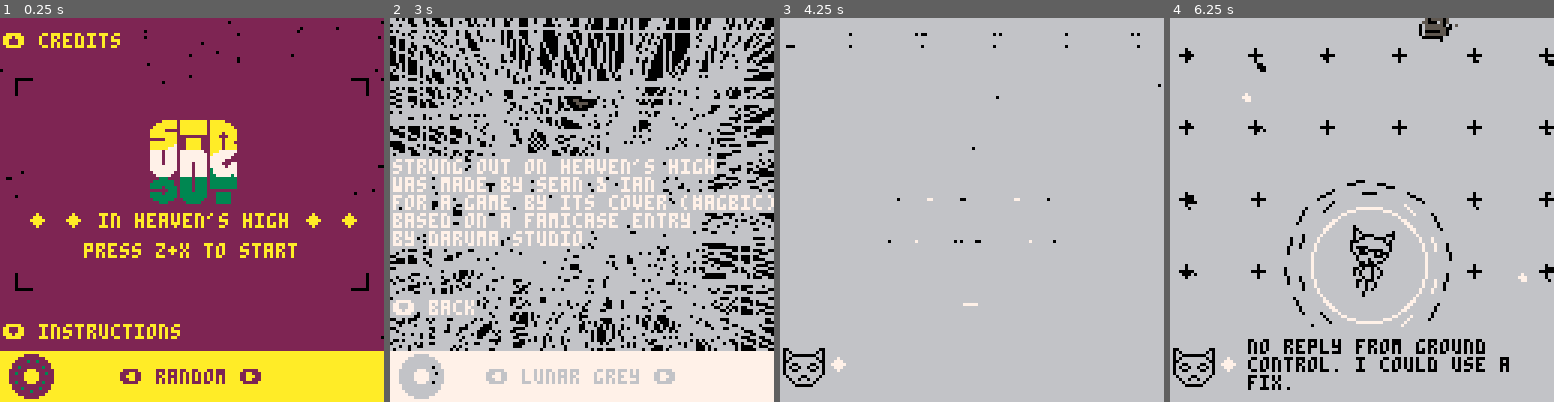
Above: before the commit, frames 1-4 (left to right).
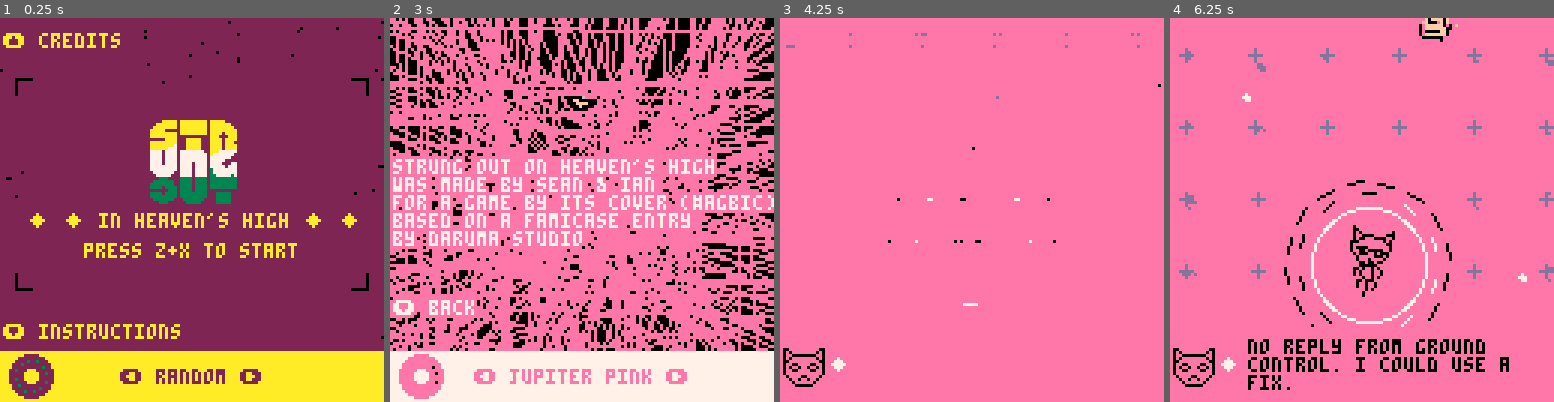
Above: after the commit, the same moments.

Repository: ianmart1n/AGBIC2016
Game: PICO-8 cartridge strungout.p8
Same seed, same stepped clock (60 frames per second), same inputs: the game is played once before the commit and once after it.
Inputs:
- Up to frame 1 (0.25 s): no input
- Up to frame 2 (3 s): tap X (X key) at 0.33, 1.07, 1.85, 2.97 s; tap O (Z key) at 0.7, 1.7, 2.1, 2.5, 2.9 s; hold Right 1.6-2.1 s; hold Up 2.15-2.42 s; hold Right from 2.47 s (still down)
- Up to frame 3 (4.25 s): release Right at 3.03 s; hold Left 3.08-3.58 s; tap O (Z key) at 3.3, 3.7, 4.1 s; hold Down 3.63-3.97 s; hold Right from 4.02 s (still down); tap X (X key) at 4.08 s
- Up to frame 4 (6.25 s): tap O (Z key) every 0.4 s from 4.5 to 6.1 s; release Right at 4.68 s; hold Up 4.73-5.03 s; hold Left 5.08-5.68 s; tap X (X key) at 5.2 s; hold Down 5.73-6.03 s; hold Right from 6.08 s (still down)

The runs differ from the first frame. In frame 1, less than 0.1% of the frame differs, in the area x 3-13%, y 89-98%; in frame 2, 65%; in frame 3, 99%, in the area x 0-100%, y 0-100%; in frame 4, 95%.

Commit message:
palette update
-added sol
-lunar->luna
-moved sol and luna to last
-mercury name fits

Diff:
--- a/strungout.p8
+++ b/strungout.p8
@@ -397,14 +397,15 @@
  palette.a={}
  add(palette.a,{0,1,7,12,15,"earth blue"})
  add(palette.a,{0,2,6,8,5,"mars red"})
- add(palette.a,{6,5,0,7,0,"lunar grey"})
  add(palette.a,{14,15,0,7,13,"jupiter pink"})
  add(palette.a,{0,4,10,9,15,"saturn sienna"})
  add(palette.a,{4,5,13,0,2,"uranus brown"})
  add(palette.a,{1,12,13,7,15,"neptune navy"})
  add(palette.a,{2,14,13,15,7,"pluto purple"})
- add(palette.a,{8,1,12,15,0,"mercury also has a colour"})
+ add(palette.a,{8,1,12,15,0,"mercury i guess?"})
  add(palette.a,{3,5,6,7,11,"venus verde"})
+ add(palette.a,{10,4,9,0,7,"sol yellow"})
+ add(palette.a,{6,5,0,7,0,"luna grey"})
  add(palette.a,{0,1,7,12,15,"random"})
  palette.set=function(v)
   if palette.c != nil then
